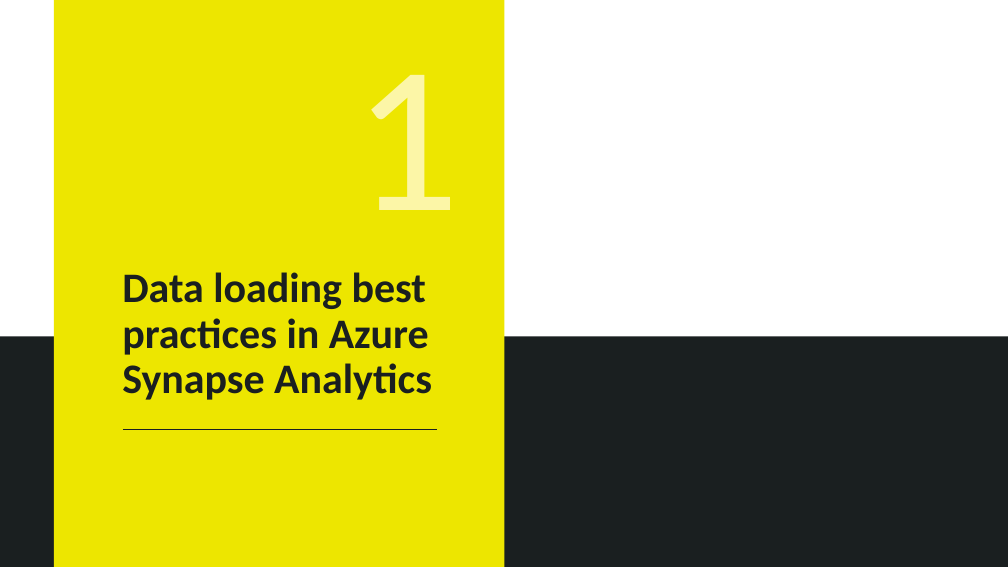
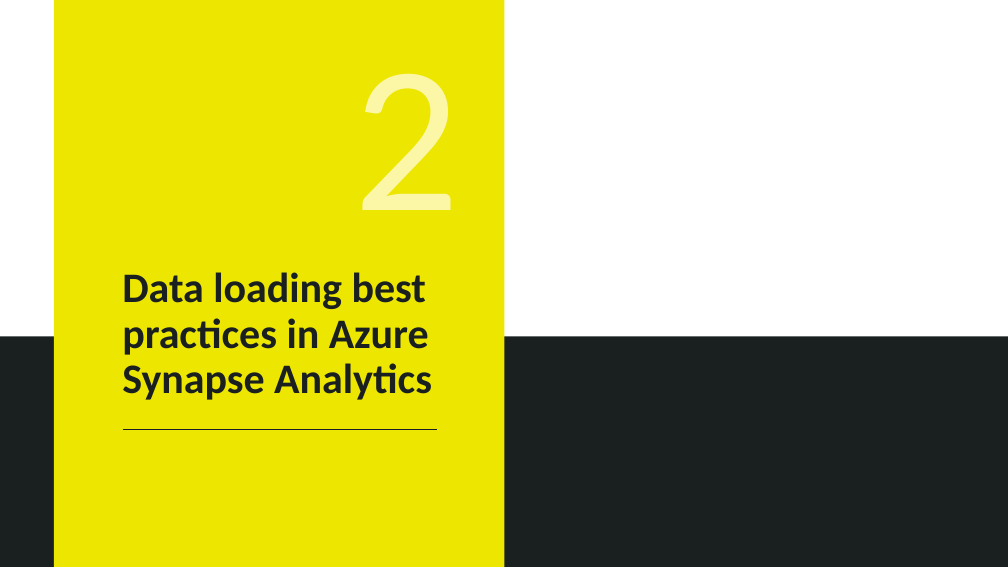
Before and after one commit to solliancenet/azure-data-engineering-conference-workshop-students, a slide deck: slide 6 of 07-Ingest and load data.pptx (slide 3 before the commit). Drawn at 1008x567 pixels with LibreOffice and Linux fonts; fonts in the diff are those of the drawing; background and template pictures are left out. Boxes give left, top, right and bottom in pixels: in the first picture for what was removed or moved away, otherwise in the second. Text is boxed around its words. In the diff, an @@ line names an element or a change of style, - is before the commit and + after.

```diff
--- a/07-Ingest and load data.pptx
+++ b/07-Ingest and load data.pptx
@@ text at [354,73,460,210]: text changed @@
-1
+2
```
Also in this commit, not shown: 3 other slides changed, 8 slides added, 4 other files.
